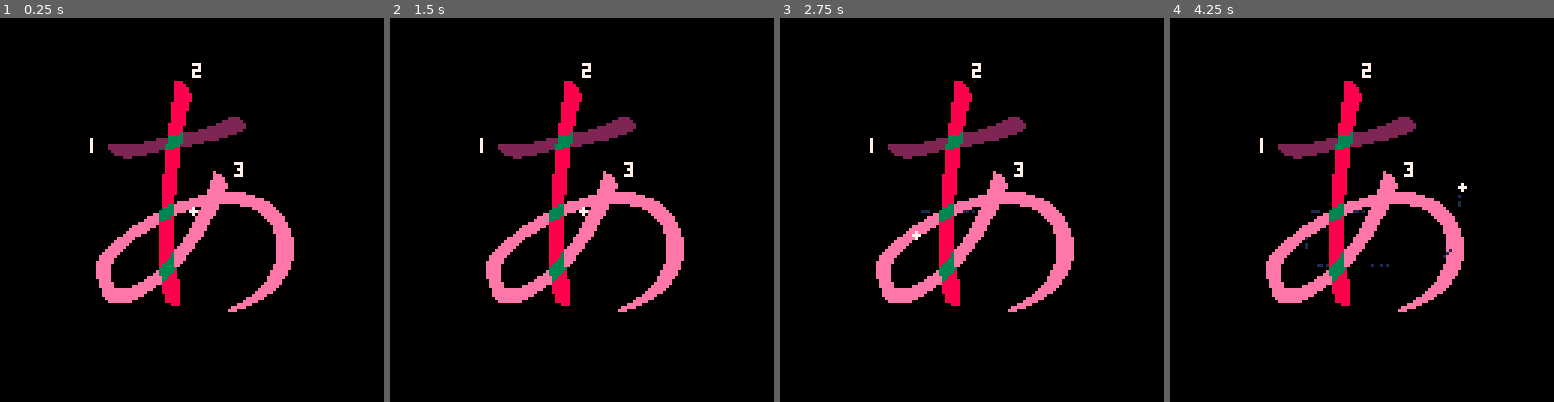
Above: before the commit, frames 1-4 (left to right).
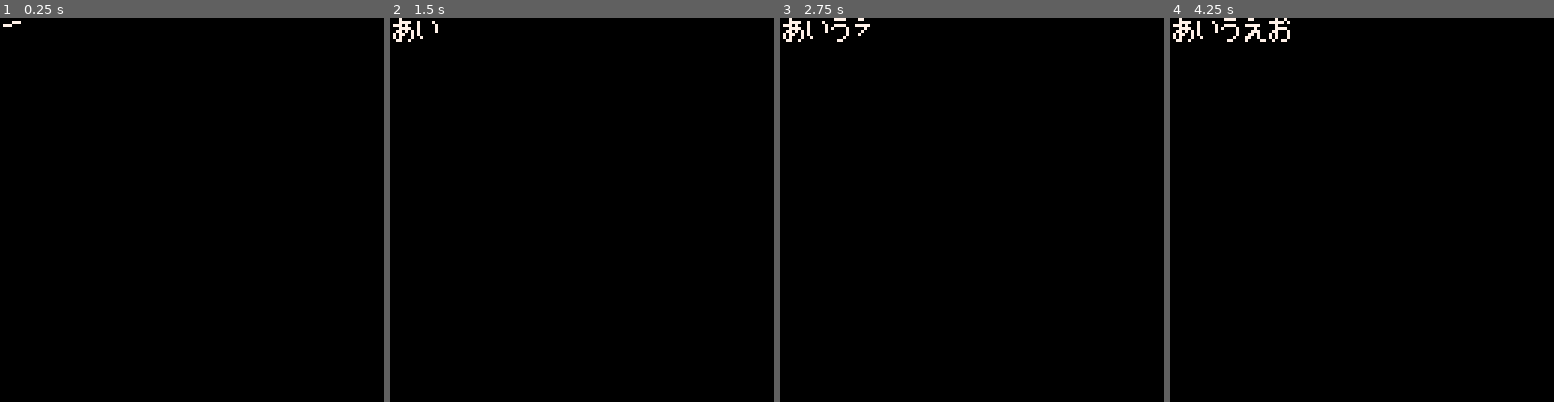
Above: after the commit, the same moments.

Repository: SestrenExsis/KanaPractice
Game: PICO-8 cartridge kana_practice.p8
The game is run twice, just before and just after one commit, with the same random seed, the same clock (stepped at 60 frames per second) and the same inputs.
Inputs:
- Up to frame 1 (0.25 s): no input
- Up to frame 2 (1.5 s): tap X (X key) at 1.07 s
- Up to frame 3 (2.75 s): hold Left 1.97-2.37 s; tap X (X key) at 2.07, 2.4, 2.73 s; hold Down from 2.42 s (still down)
- Up to frame 4 (4.25 s): release Down at 2.82 s; hold Right 2.87-3.53 s; tap X (X key) every 0.33 s from 3.07 to 4.07 s; hold Up 3.58-4.08 s; hold Right from 4.13 s (still down)

The runs differ from the first frame. In frame 1, 7.9% of the frame differs, in the area x 0-77%, y 0-77%; in frame 2, 8.1%; in frame 3, 8.3%; in frame 4, 8.6%, in the area x 0-78%, y 0-77%.

Commit message:
Experiment with rendering strokes

Diff:
--- a/kana_practice.p8
+++ b/kana_practice.p8
@@ -5,9 +5,11 @@
 -- by sestren
 -- github.com/sestrenexsis/kanapractice
 
--- based on shodo
+-- code based on shodo
 -- by ryosuke mihara
 -- github.com/oinariman/shodo
+-- pixel art based on art by hiro (hamstone)
+-- assetstore.unity.com/packages/2d/fonts/sprite-font-japanese-kana-43862
 
 -- description:
 -- * ink drying
@@ -44,7 +46,13 @@
 
 function _init()
 	cls()
-	sspr(0,0,128,128,0,0)
+	drawkana("a",0,0)
+	drawkana("i",8,0)
+	drawkana("u",16,0)
+	drawkana("e",24,0)
+	drawkana("o",32,0)
+	cls()
+	--sspr(0,0,128,128,0,0)
 	_nib_px=64
 	_nib_py=64
 	_nib_vx=0
@@ -112,13 +120,39 @@
 
 function _draw()
 	cls()
-	sspr(0,0,128,128,0,0)
+	--sspr(0,0,128,128,0,0)
 	for id,r in pairs(_ink) do
 		px=id%128
 		py=flr(id/128)%128
 		circfill(px,py,r,1)
 	end
 	circfill(_nib_px,_nib_py,1,7)
+end
+-->8
+-- draw kana
+_kana={}
+_kana["a"]={0,1,2,3}
+_kana["i"]={4,5}
+_kana["u"]={6,7}
+_kana["e"]={8,9,10,11}
+_kana["o"]={12,13,14,15}
+
+function drawkana(name,x,y)
+	for id in all(_kana[name]) do
+		local sx=(id*8)%128
+		local sy=(flr(id/16))*8
+		for c in all({7,14,8,2}) do
+			for xx=sx,sx+7 do
+				for yy=sy,sy+7 do
+					if sget(xx,yy)==c then
+						pset(x+xx-sx,y+yy-sy,7)
+					end
+				end
+			end
+			flip()
+			flip()
+		end
+	end
 end
 
 
Not shown, changed: 98 lines of the sprite sheet (__gfx__) section of kana_practice.p8
